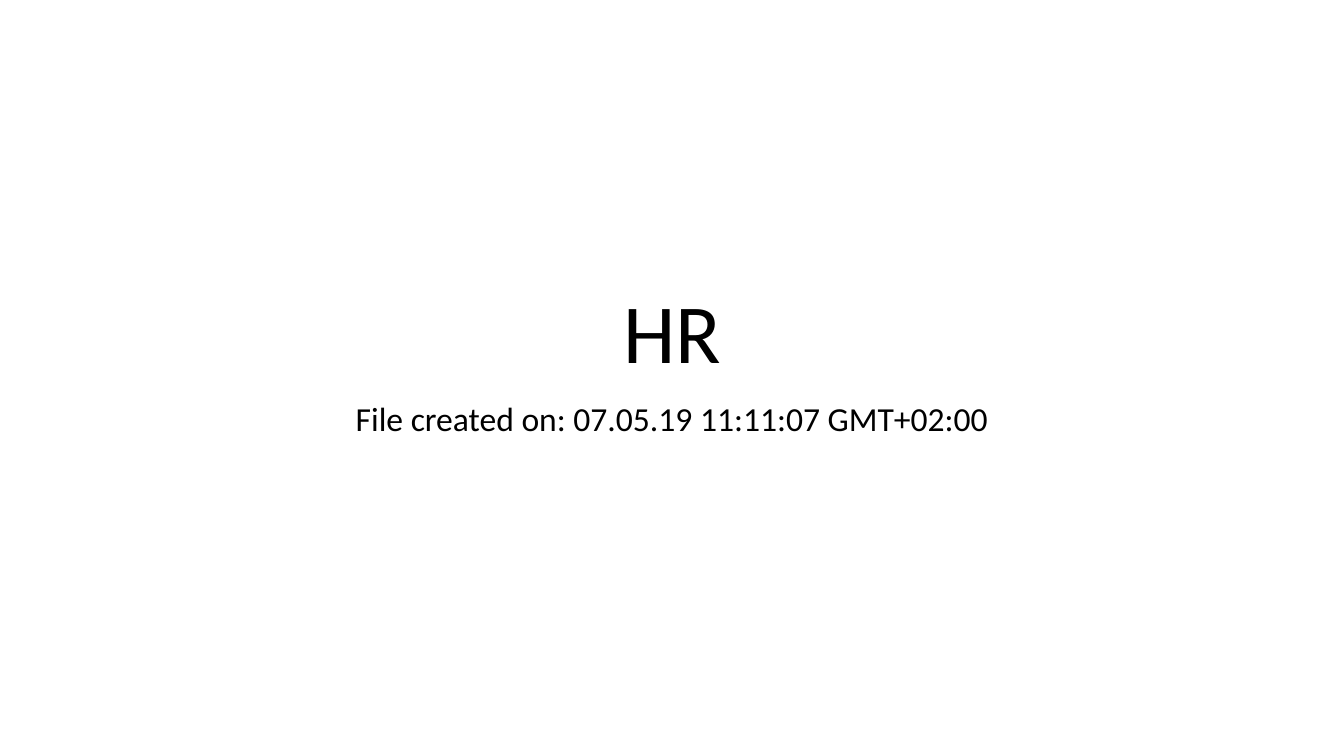
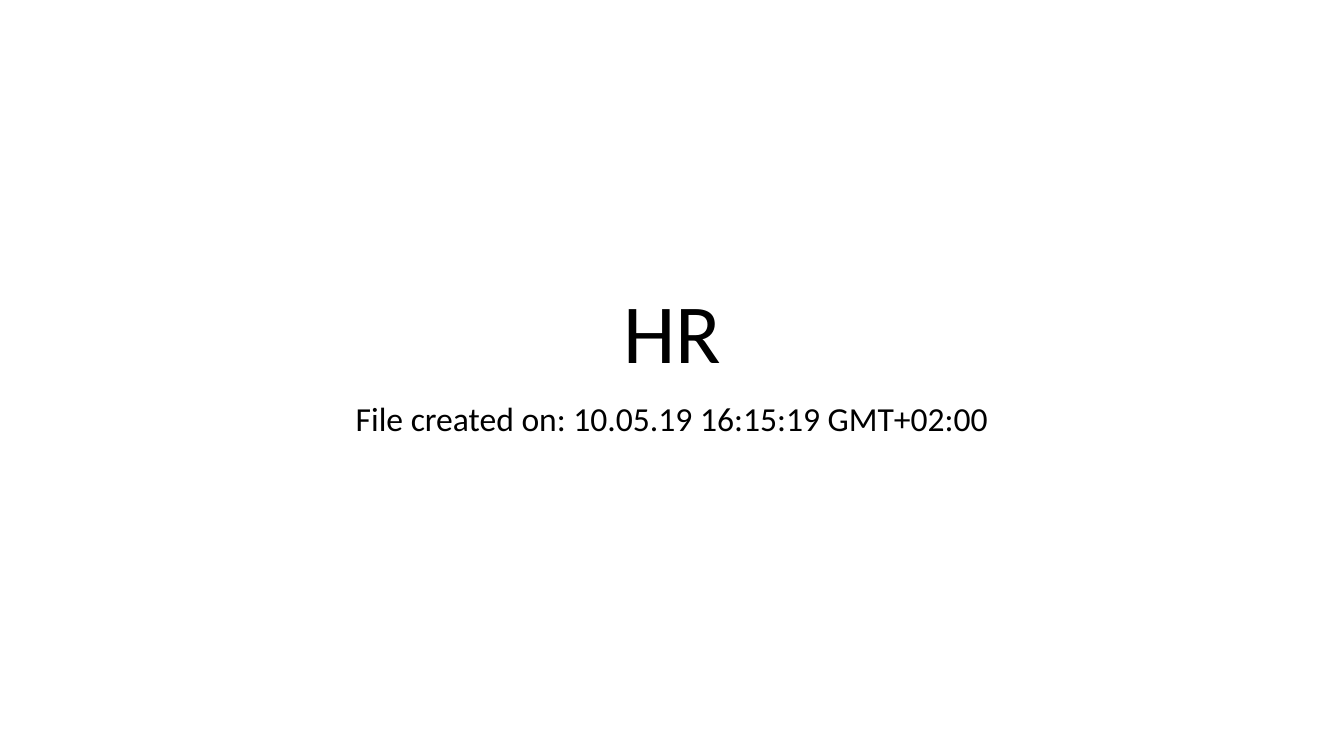
Before and after one commit to parkjan4/DSIP, a slide deck: slide 1 of Project/HR.pptx. Drawn at 1344x756 pixels with LibreOffice and Linux fonts; fonts in the diff are those of the drawing. Boxes give left, top, right and bottom in pixels: in the first picture for what was removed or moved away, otherwise in the second. Text is boxed around its words. In the diff, an @@ line names an element or a change of style, - is before the commit and + after.

```diff
--- a/Project/HR.pptx
+++ b/Project/HR.pptx
@@ subtitle at bbox=[356, 407, 988, 432]: text changed @@
-File created on: 07.05.19 11:11:07 GMT+02:00
+File created on: 10.05.19 16:15:19 GMT+02:00
```
Also in this commit, not shown: 6 slides added, 3 slides removed, 8 other files.
